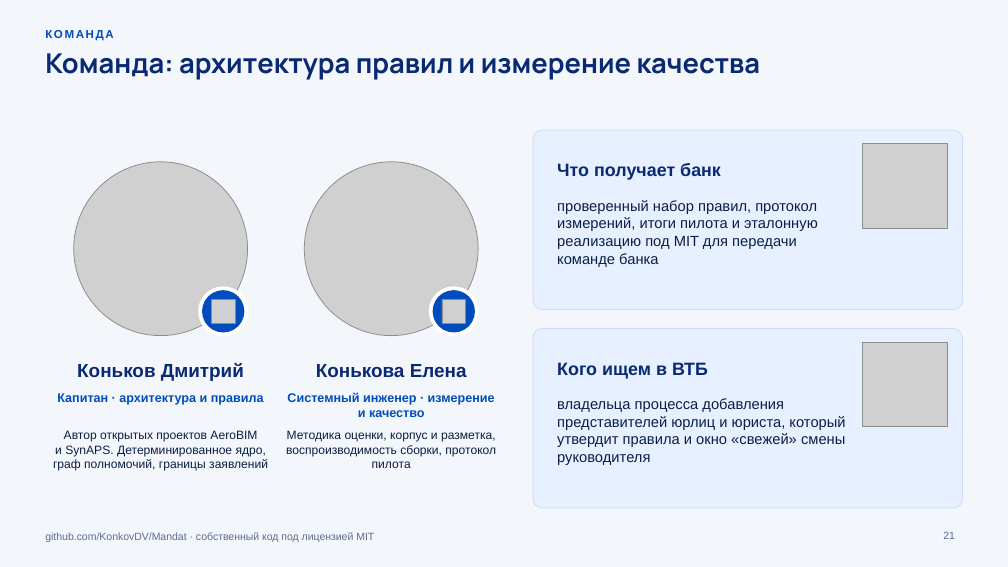
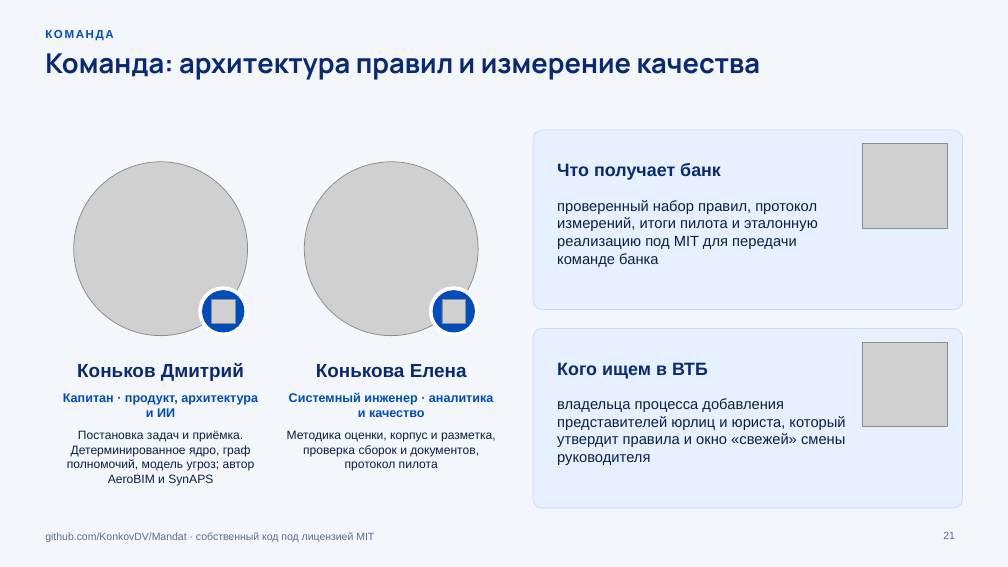
Before and after one commit to KonkovDV/Mandat, a slide deck: slide 21 of submission/slides/Mandat_VTB.pptx. Drawn at 1008x567 pixels with LibreOffice and Linux fonts; fonts in the diff are those of the drawing; grey boxes stand for pictures; background and template pictures are left out. Boxes give left, top, right and bottom in pixels: in the first picture for what was removed or moved away, otherwise in the second. Text is boxed around its words. In the diff, an @@ line names an element or a change of style, - is before the commit and + after.

```diff
--- a/submission/slides/Mandat_VTB.pptx
+++ b/submission/slides/Mandat_VTB.pptx
@@ text at <box>63,393,258,420</box>: text changed @@
-Капитан · архитектура и правила
+Капитан · продукт, архитектура и ИИ
@@ text at <box>289,392,493,417</box>: text changed @@
-Системный инженер · измерение и качество
+Системный инженер · аналитика и качество
@@ text at <box>67,430,255,485</box>: text changed @@
-Автор открытых проектов AeroBIM и SynAPS. Детерминированное ядро, граф полномочий, границы заявлений
+Постановка задач и приёмка. Детерминированное ядро, граф полномочий, модель угроз; автор AeroBIM и SynAPS
@@ text at <box>287,430,496,471</box>: text changed @@
-Методика оценки, корпус и разметка, воспроизводимость сборки, протокол пилота
+Методика оценки, корпус и разметка, проверка сборок и документов, протокол пилота
```
Also in this commit, not shown: 9 other slides changed, 31 other files.
